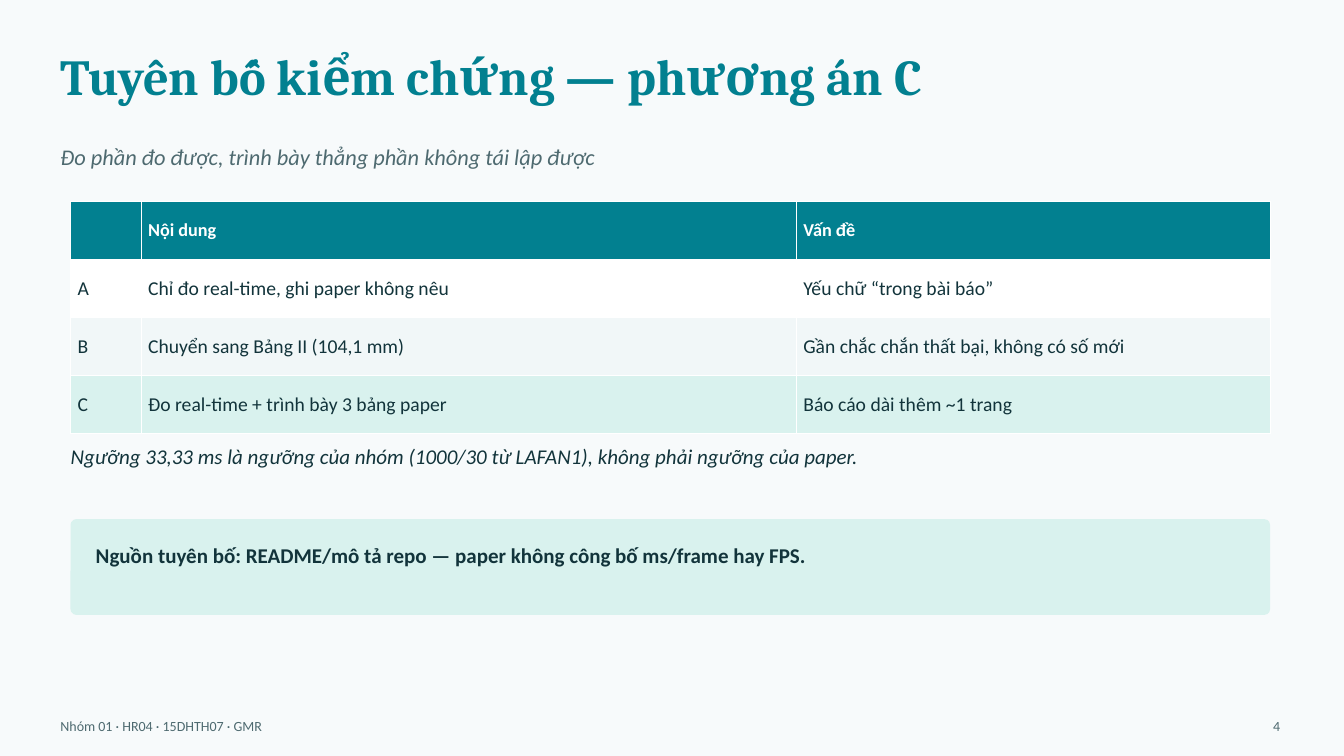
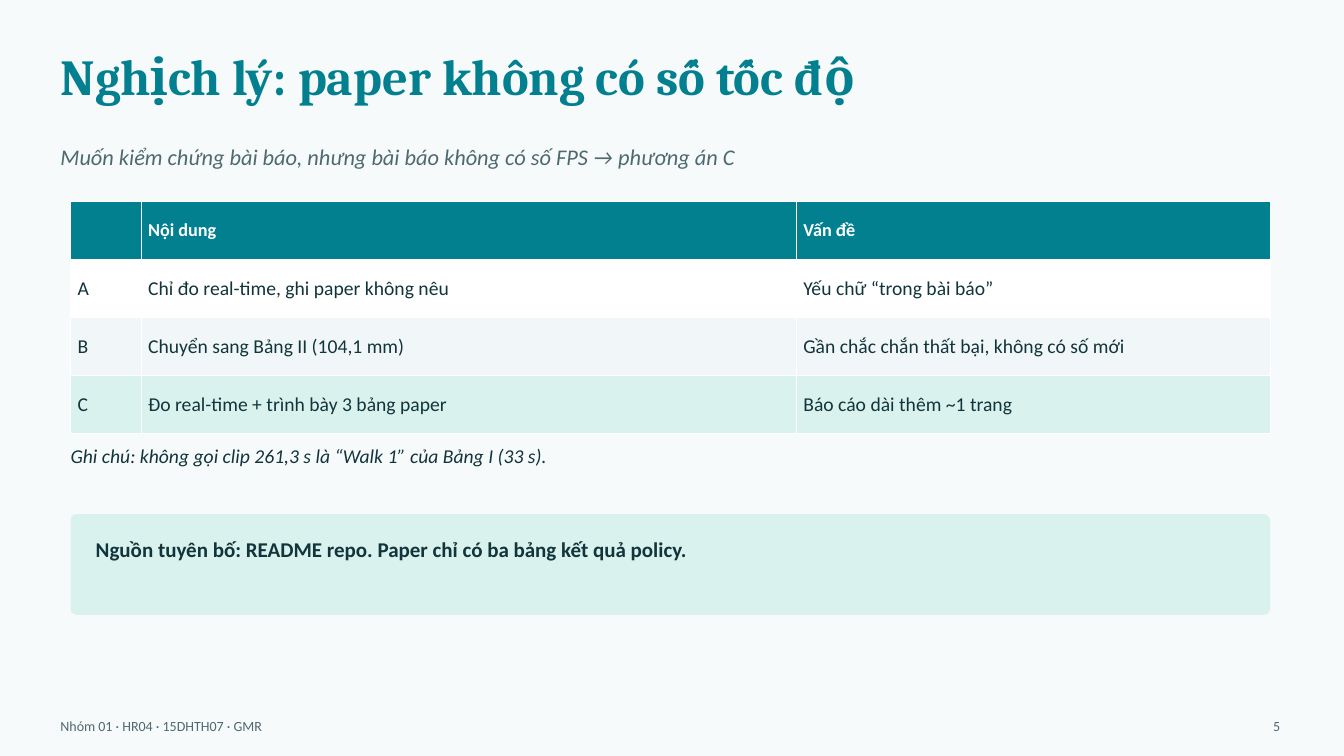
Before and after one commit to mtzwyu/GMR-Humanoid-Retargeting-Benchmark, a slide deck: slide 5 of report/slides.pptx (slide 4 before the commit). Drawn at 1344x756 pixels with LibreOffice and Linux fonts; fonts in the diff are those of the drawing. Boxes give left, top, right and bottom in pixels: in the first picture for what was removed or moved away, otherwise in the second. Text is boxed around its words. In the diff, an @@ line names an element or a change of style, - is before the commit and + after.

```diff
--- a/report/slides.pptx
+++ b/report/slides.pptx
@@ text at box(232, 59, 698, 106): text changed @@
-Tuyên bố kiểm chứng — phương án C
+Nghịch lý: paper không có số tốc độ
@@ text at box(60, 147, 735, 169): text changed @@
-Đo phần đo được, trình bày thẳng phần không tái lập được
+Muốn kiểm chứng bài báo, nhưng bài báo không có số FPS → phương án C
@@ text at box(71, 449, 547, 467): text changed; size 15 to 14 pt @@
-Ngưỡng 33,33 ms là ngưỡng của nhóm (1000/30 từ LAFAN1), không phải ngưỡng của paper.
+Ghi chú: không gọi clip 261,3 s là “Walk 1” của Bảng I (33 s).
@@ rounded rectangle: place and size @@
-rounded rectangle at box(71, 519, 1270, 615)
+rounded rectangle at box(71, 514, 1270, 615)
@@ text at box(96, 541, 687, 561): text changed @@
-Nguồn tuyên bố: README/mô tả repo — paper không công bố ms/frame hay FPS.
+Nguồn tuyên bố: README repo. Paper chỉ có ba bảng kết quả policy.
@@ text at box(1273, 722, 1280, 731): text changed @@
-4
+5
```
Also in this commit, not shown: 8 other slides changed, 6 slides added, 6 slides removed, 6 other files.
